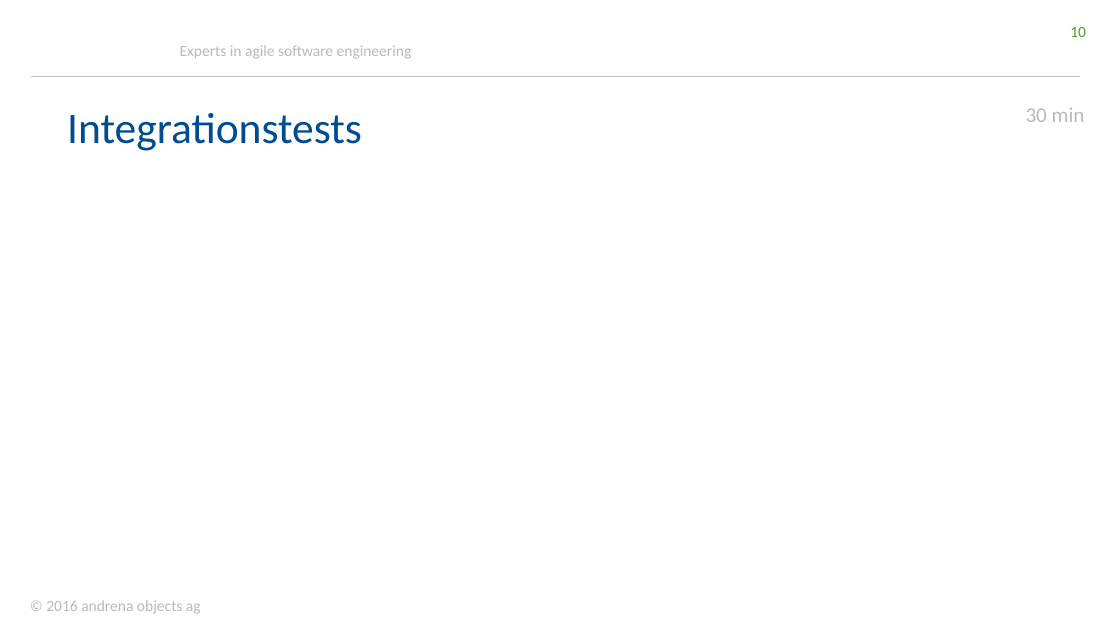
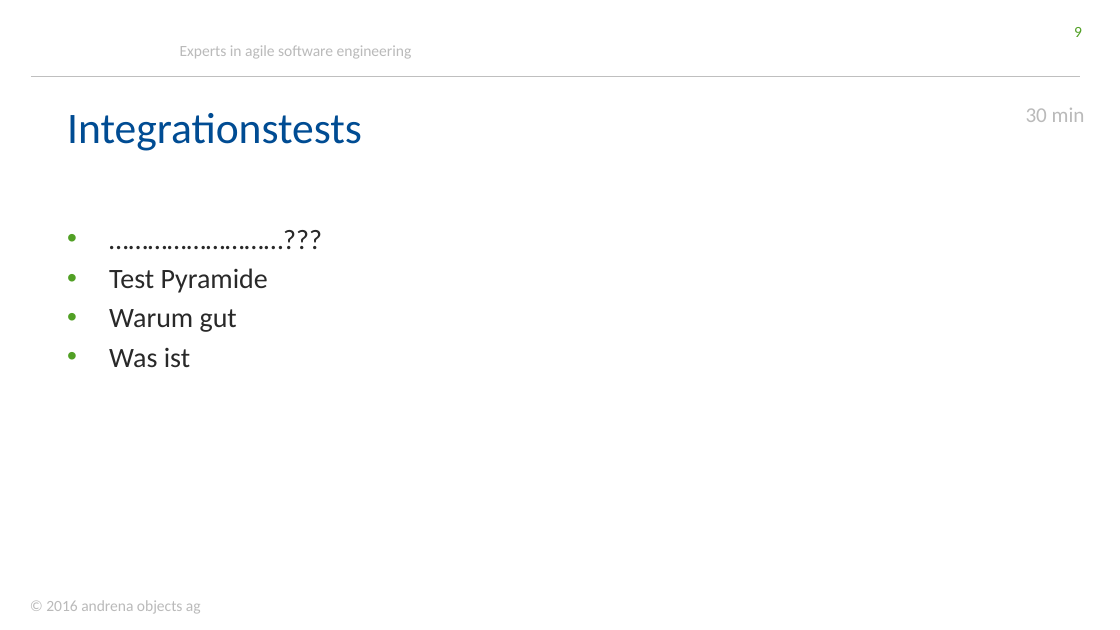
Before and after one commit to stklqt/oop-springboot-springdata-server, a slide deck: slide 9 of slidesXPDays.pptx (slide 10 before the commit). Drawn at 1120x630 pixels with LibreOffice and Linux fonts; fonts in the diff are those of the drawing; background and template pictures are left out. Boxes give left, top, right and bottom in pixels: in the first picture for what was removed or moved away, otherwise in the second. Text is boxed around its words. In the diff, an @@ line names an element or a change of style, - is before the commit and + after.

```diff
--- a/slidesXPDays.pptx
+++ b/slidesXPDays.pptx
@@ page number at [1074, 27, 1082, 37]: text changed @@
-10
+9
@@ text added at [109, 268, 268, 367], 18 pt, text #292929 @@
+• ………………………???
+• Test Pyramide
+• Warum gut
+• Was ist
```
Also in this commit, not shown: 1 other slide changed, 1 slide removed.
